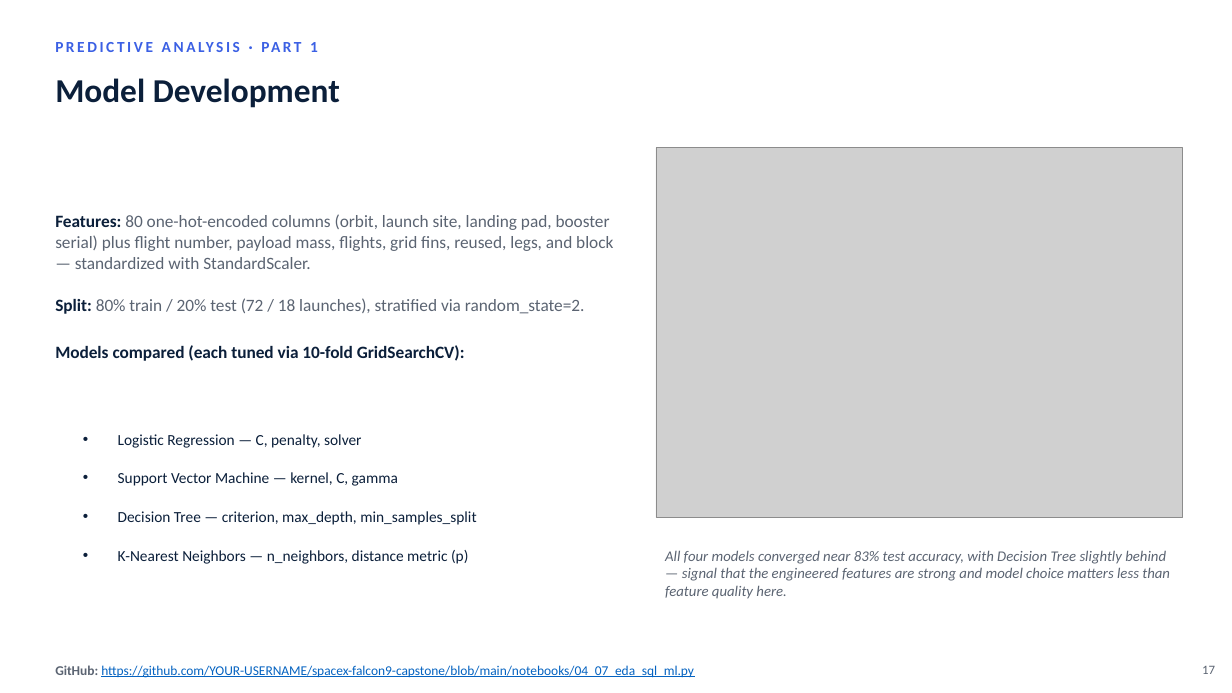
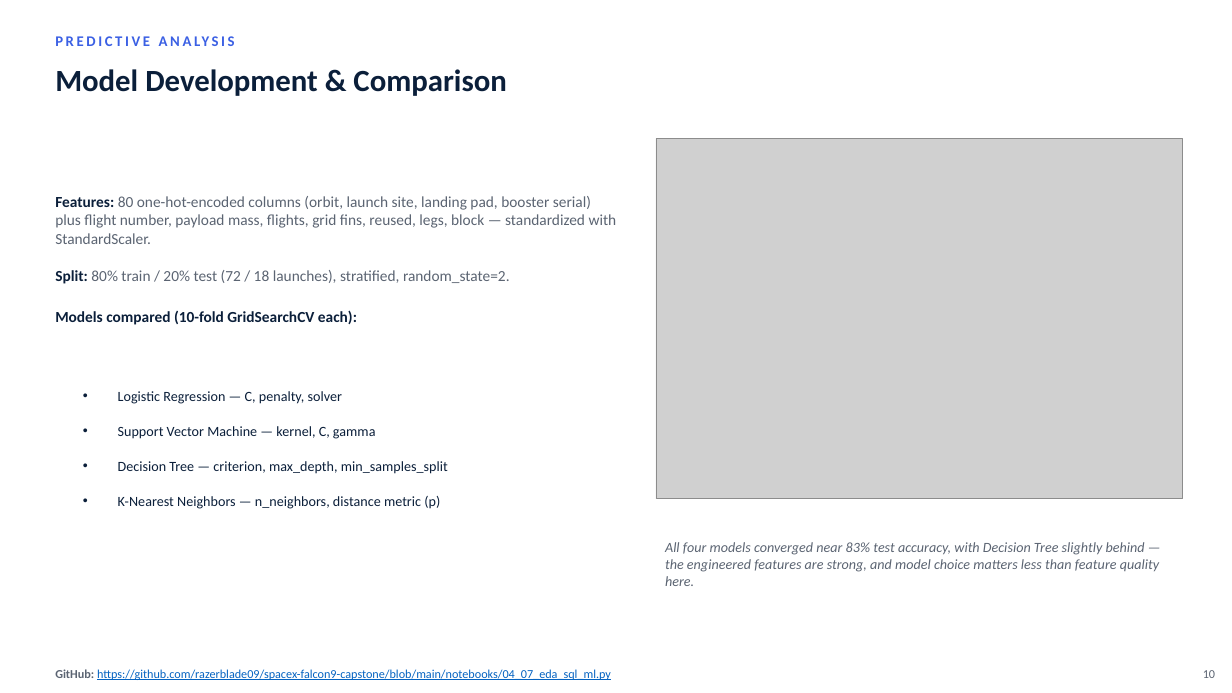
Before and after one commit to razerblade09/spacex-falcon9-capstone, a slide deck: slide 10 of Data_Science_Capstone_Presentation.pptx (slide 17 before the commit). Drawn at 1232x693 pixels with LibreOffice and Linux fonts; fonts in the diff are those of the drawing; grey boxes stand for pictures. Boxes give left, top, right and bottom in pixels: in the first picture for what was removed or moved away, otherwise in the second. Text is boxed around its words. In the diff, an @@ line names an element or a change of style, - is before the commit and + after.

```diff
--- a/Data_Science_Capstone_Presentation.pptx
+++ b/Data_Science_Capstone_Presentation.pptx
@@ text at (310, 42, 318, 52): text changed; size 12 to 11.5 pt @@
-PREDICTIVE ANALYSIS · PART 1
+PREDICTIVE ANALYSIS
@@ text at (55, 69, 506, 96): text changed; size 26 to 24 pt @@
-Model Development
+Model Development & Comparison
@@ picture: place and size @@
-picture at (656, 148, 1183, 518)
+picture at (656, 139, 1183, 499)
@@ text at (55, 196, 617, 325): text changed; size 13.5 to 12 pt @@
-Features: 80 one-hot-encoded columns (orbit, launch site, landing pad, booster serial) plus flight number, payload mass, flights, grid fins, reused, legs, and block — standardized with StandardScaler.
-Split: 80% train / 20% test (72 / 18 launches), stratified via random_state=2.
-Models compared (each tuned via 10-fold GridSearchCV):
+Features: 80 one-hot-encoded columns (orbit, launch site, landing pad, booster serial) plus flight number, payload mass, flights, grid fins, reused, legs, block — standardized with StandardScaler.
+Split: 80% train / 20% test (72 / 18 launches), stratified, random_state=2.
+Models compared (10-fold GridSearchCV each):
@@ text "Logistic Regression — C, penalty, ...": place and size @@
-text "Logistic Regression — C, penalty, ..." at (118, 434, 361, 448)
+text "Logistic Regression — C, penalty, ..." at (118, 391, 342, 404)
@@ text "Support Vector Machine — kernel, ...": place and size @@
-text "Support Vector Machine — kernel, ..." at (118, 472, 398, 486)
+text "Support Vector Machine — kernel, ..." at (118, 426, 376, 439)
@@ text "Decision Tree — criterion, max_depth, ...": place and size @@
-text "Decision Tree — criterion, max_depth, ..." at (118, 511, 476, 525)
+text "Decision Tree — criterion, max_depth, ..." at (118, 461, 448, 474)
@@ size 12 to 11 pt in 4 elements at (118, 391, 342, 404), (118, 426, 376, 439), (118, 461, 448, 474), (118, 496, 440, 509) @@
@@ text "K-Nearest Neighbors — n_neighbors, distance ...": place and size @@
-text "K-Nearest Neighbors — n_neighbors, distance ..." at (118, 550, 468, 564)
+text "K-Nearest Neighbors — n_neighbors, distance ..." at (118, 496, 440, 509)
@@ text at (665, 542, 1159, 586): text changed; size 11.5 to 11 pt @@
-All four models converged near 83% test accuracy, with Decision Tree slightly behind — signal that the engineered features are strong and model choice matters less than feature quality here.
+All four models converged near 83% test accuracy, with Decision Tree slightly behind — the engineered features are strong, and model choice matters less than feature quality here.
@@ text at (55, 669, 611, 680): text changed; size 10.5 to 9.5 pt @@
-GitHub: https://github.com/YOUR-USERNAME/spacex-falcon9-capstone/blob/main/notebooks/04_07_eda_sql_ml.py
+GitHub: https://github.com/razerblade09/spacex-falcon9-capstone/blob/main/notebooks/04_07_eda_sql_ml.py
@@ text removed at (1202, 666, 1215, 674) @@
-17
@@ text added at (1203, 670, 1215, 678), 9.5 pt, text #5B6472 @@
+10
```
Also in this commit, not shown: 11 other slides changed, 7 slides removed, 1 other file.
